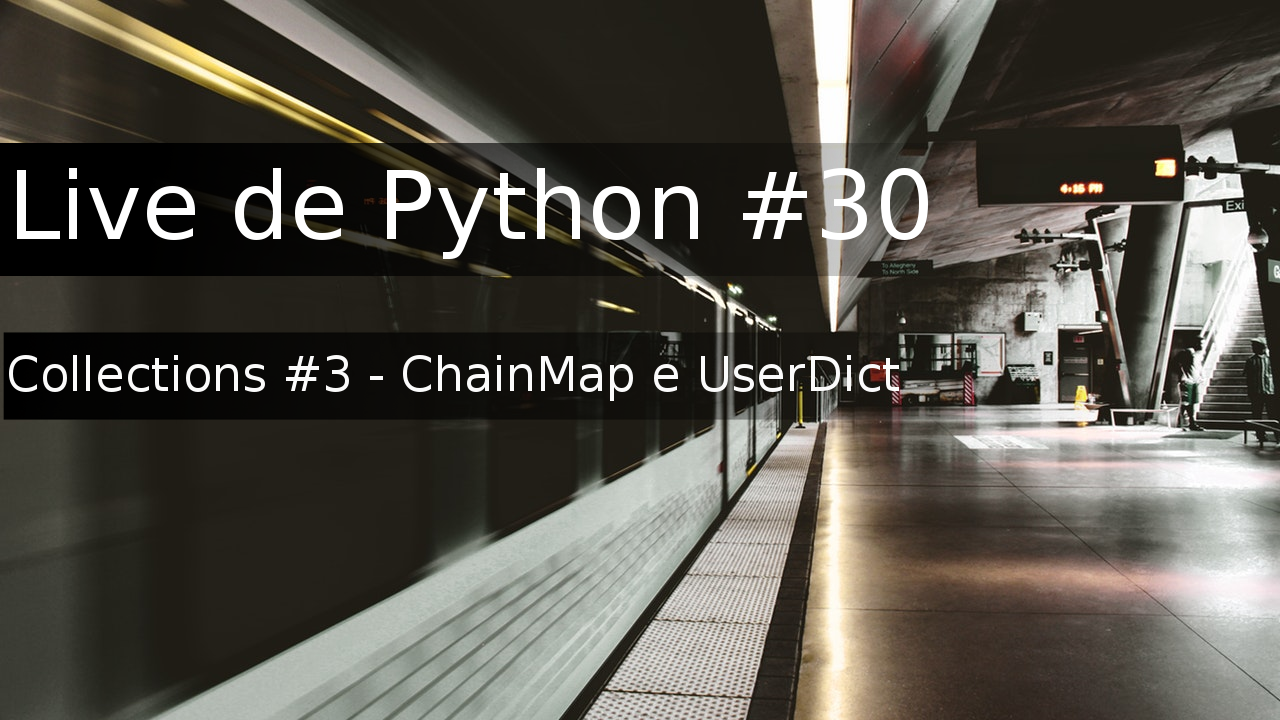
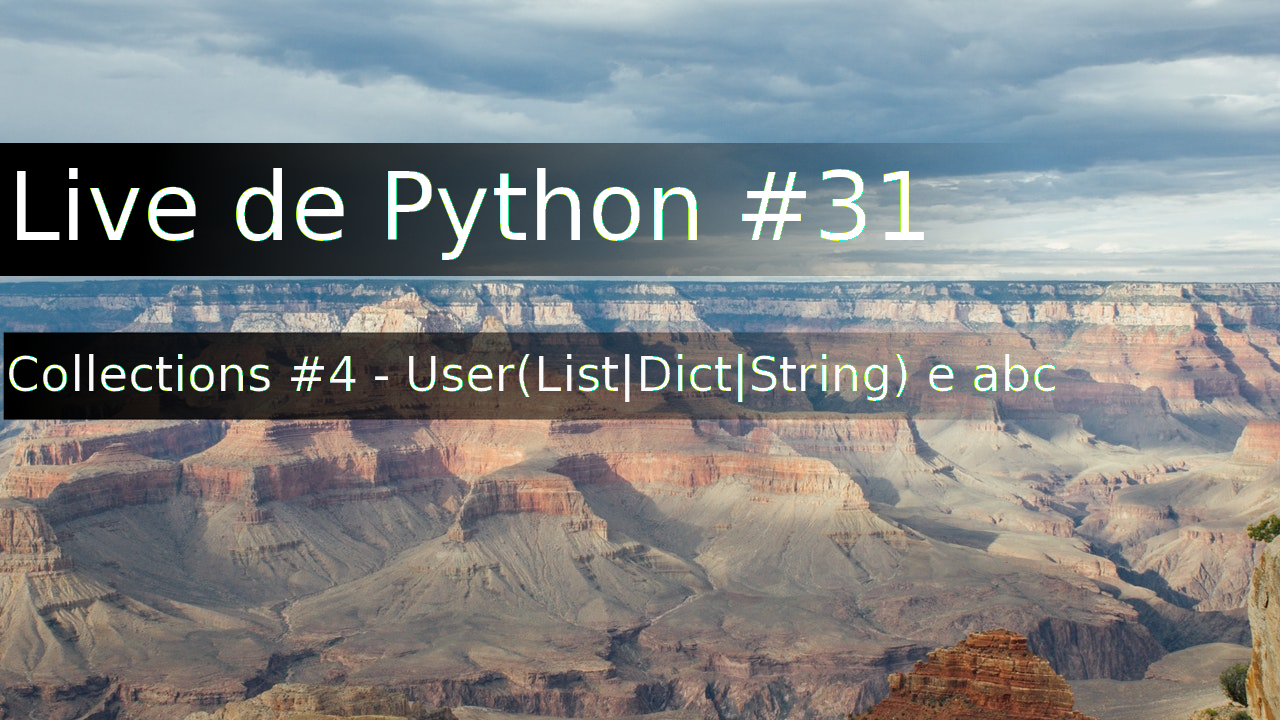
Layer changes from the first 1280×720 image to the second:
renamed "Collections #3 - ChainMap e Us..." to "Collections #4 - User(List|Dic...", painted on it over [9, 354, 1055, 402]
renamed "Live de Python #30" to "Live de Python #31", painted on it over [17, 168, 928, 260]
renamed "pexels-photo-158918.jpeg" to "pexels-photo-63555.jpeg", painted on it over [0, 0, 1280, 720]
